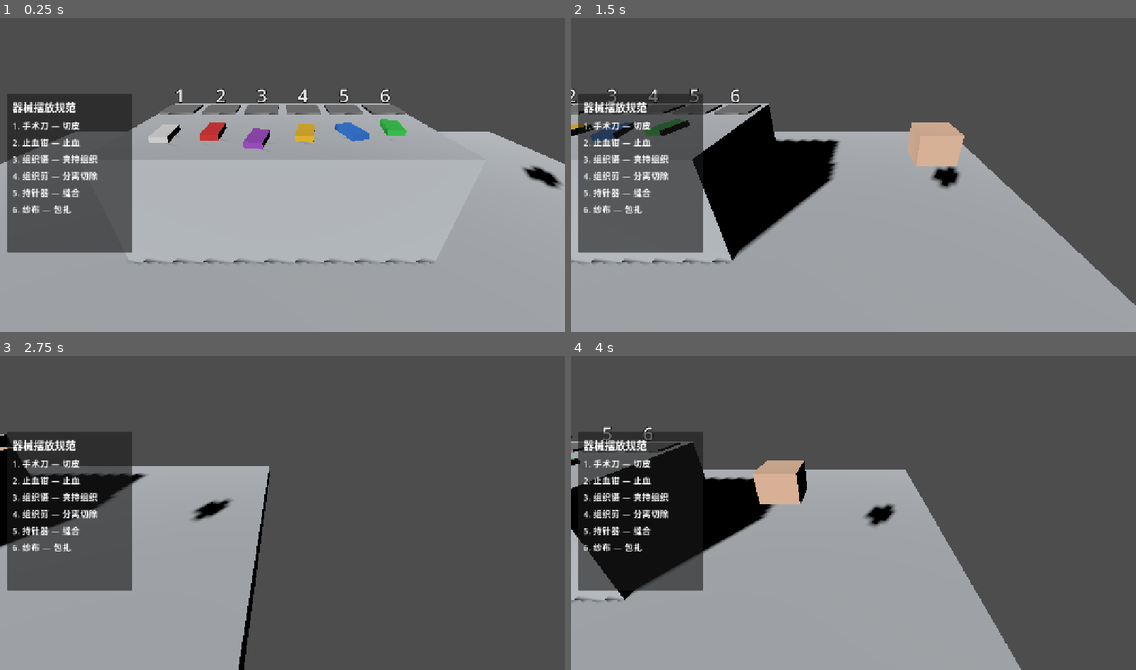
Above: before the commit, frames 1-4 (two rows, left to right).
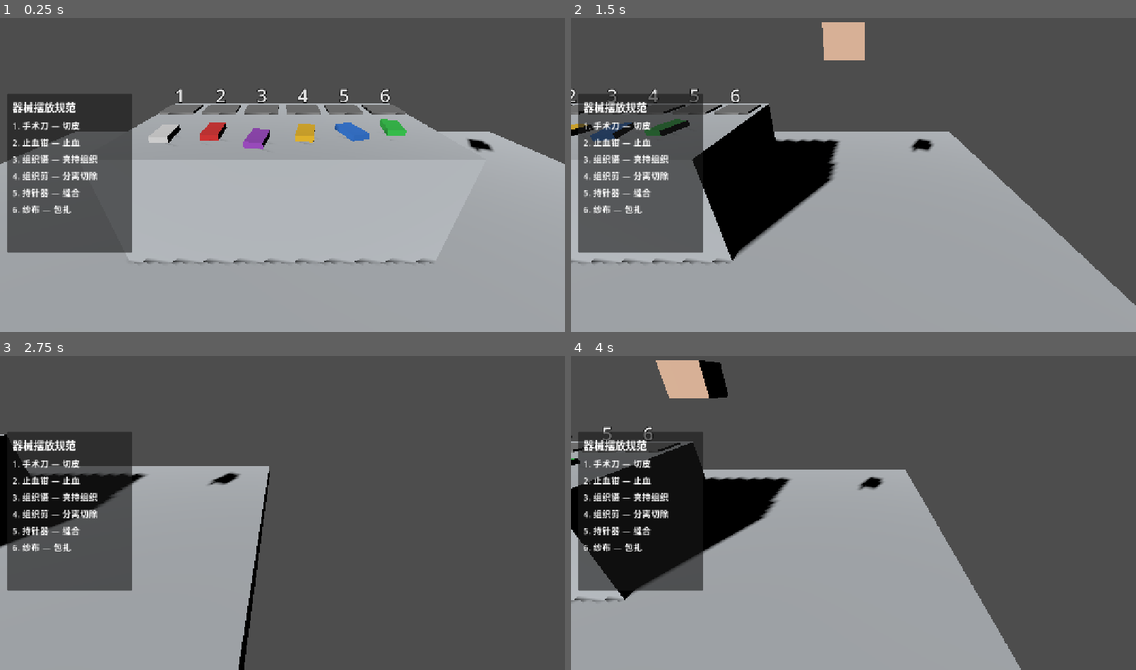
Above: after the commit, the same moments.

Repository: orangegaoyang/scrub-nurse
Game: Godot game, scene res://scenes/main.tscn
Same seed, same stepped clock (60 frames per second), same inputs: the game is played once before the commit and once after it.
Inputs (mouse positions are in pixels of both pictures, inside the frame that each line leads up to):
- Up to frame 1 (0.25 s): no input
- Up to frame 2 (1.5 s): tap Enter at 0.5 s; move the mouse to (977, 156) at 0.52 s; press the mouse at (977, 156) at 0.53 s; hold D (move_right) 0.53-1.25 s; release the mouse at (977, 156) at 1.25 s; drag from (740, 187) to (825, 237) at 1.27 s
- Up to frame 3 (2.75 s): tap Space at 2 s; move the mouse to (339, 440) at 2.02 s; press the mouse at (339, 440) at 2.03 s; hold D (move_right) from 2.03 s (still down)
- Up to frame 4 (4 s): release D (move_right) at 2.75 s; release the mouse at (910, 440) at 2.75 s; drag from (825, 575) to (684, 462) at 2.77 s; tap Enter at 3.5 s; move the mouse to (1023, 560) at 3.52 s; press the mouse at (1023, 560) at 3.53 s; hold A (move_left) from 3.53 s (still down)

The runs differ from the first frame. In frame 1, 0.4% of the frame differs, in the area x 82-100%, y 38-55%; in frame 2, 2.4%; in frame 3, 0.4%; in frame 4, 2.9%, in the area x 15-58%, y 1-55%.

Commit message:
Position surgeon hand visible from right, raised above instruments
- Surgeon on right side; hand extends left into view at upper-right (world ~0.8,1.5,-0.3)
- Retracted off-screen right; slides in visibly when demanding
- Raised high so it doesn't block slots/instruments on the table

Diff:
--- a/scenes/surgeon.tscn
+++ b/scenes/surgeon.tscn
@@ -12,11 +12,11 @@
 albedo_color = Color(0.95, 0.78, 0.66, 1)
 
 [node name="Surgeon" type="Node3D"]
-transform = Transform3D(1, 0, 0, 0, 1, 0, 0, 0, 1, 2.3, 0, 0.0)
+transform = Transform3D(1, 0, 0, 0, 1, 0, 0, 0, 1, 1.8, 0, -0.3)
 script = ExtResource("1_surg")
 
 [node name="HandPivot" type="Node3D" parent="."]
-transform = Transform3D(1, 0, 0, 0, 1, 0, 0, 0, 1, 0.3, 1.0, 0)
+transform = Transform3D(1, 0, 0, 0, 1, 0, 0, 0, 1, 0.3, 1.5, 0)
 
 [node name="HandMesh" type="MeshInstance3D" parent="HandPivot"]
 mesh = SubResource("BoxMesh_hand")
--- a/scripts/surgeon_demand.gd
+++ b/scripts/surgeon_demand.gd
@@ -15,8 +15,8 @@
 @onready var hand_area: Area3D = $HandPivot/HandArea
 @onready var held_anchor: Node3D = $HandPivot/HeldAnchor
 
-const HAND_EXTENDED_X: float = -0.8   # toward the table/player (left)
-const HAND_RETRACTED_X: float = 0.3   # off to the side
+const HAND_EXTENDED_X: float = -1.0   # toward the table/player (left), into view
+const HAND_RETRACTED_X: float = 0.3   # off to the right (out of view)
 const USE_DURATION: float = 1.8
 
 var _reject_cooldown: bool = false
